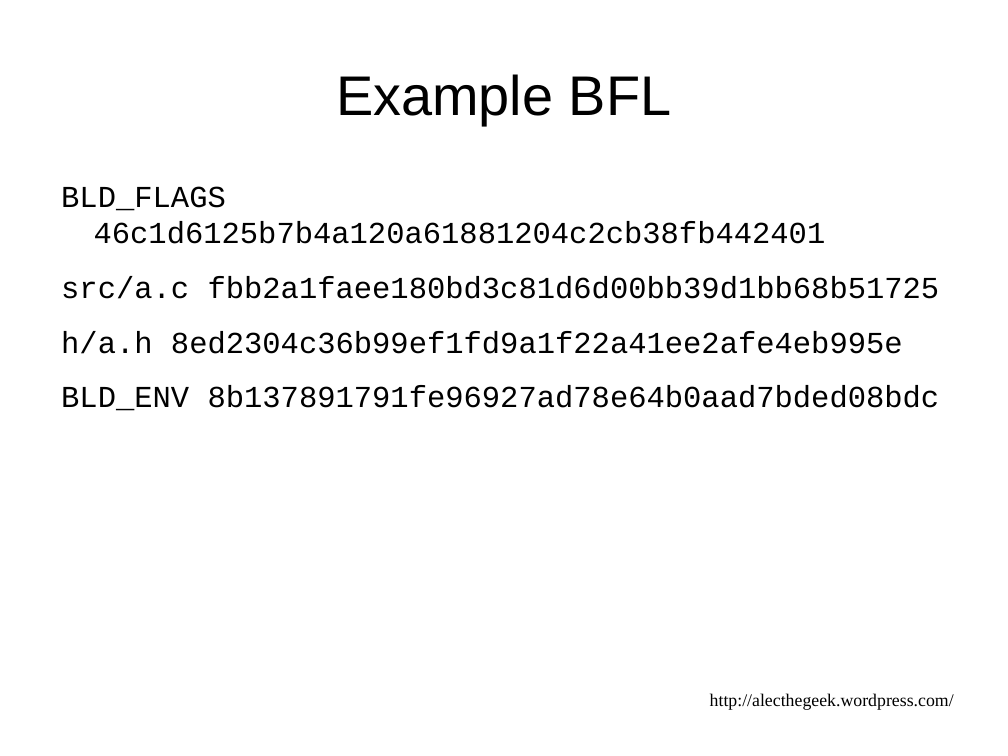
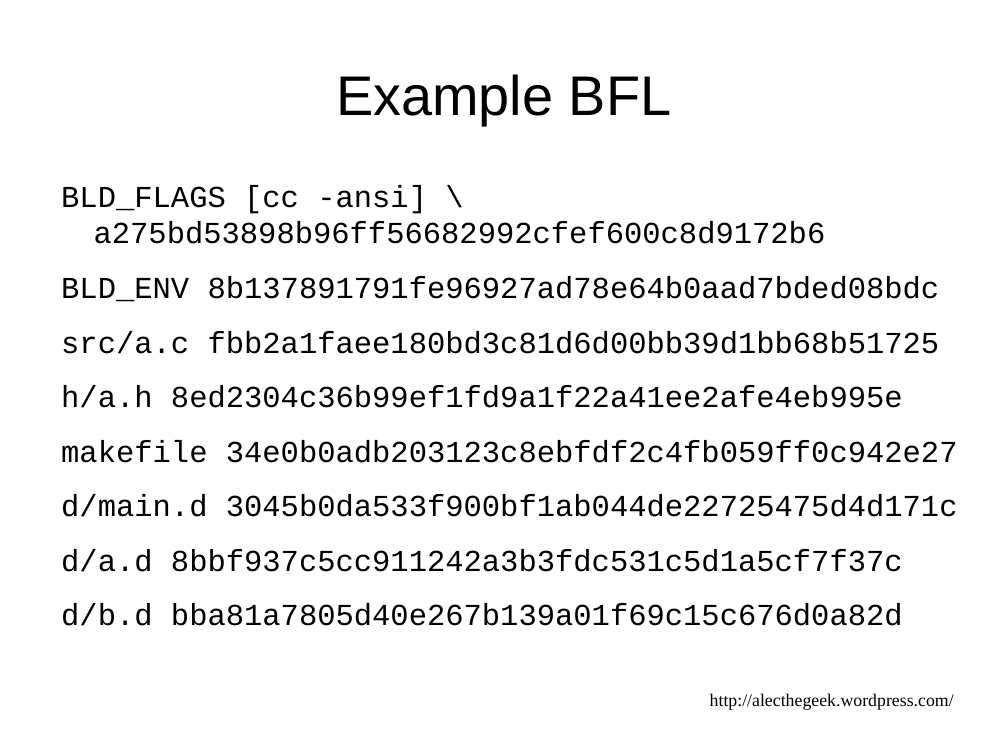
Before and after one commit to alecthegeek/gitbuilding, a slide deck: slide 26 of DevOpsDownUnderPresentation.odp. Drawn at 1008x756 pixels with LibreOffice and Linux fonts; fonts in the diff are those of the drawing. Boxes give left, top, right and bottom in pixels: in the first picture for what was removed or moved away, otherwise in the second. Text is boxed around its words. In the diff, an @@ line names an element or a change of style, - is before the commit and + after.

Commit message:
Final version of presentation

```diff
--- a/DevOpsDownUnderPresentation.odp
+++ b/DevOpsDownUnderPresentation.odp
@@ text at (61, 185, 940, 302): text changed @@
-BLD_FLAGS 46c1d6125b7b4a120a61881204c2cb38fb442401
+BLD_FLAGS [cc -ansi] \ a275bd53898b96ff56682992cfef600c8d9172b6
+BLD_ENV 8b137891791fe96927ad78e64b0aad7bded08bdc
@@ text at (61, 440, 958, 626): text changed @@
-BLD_ENV 8b137891791fe96927ad78e64b0aad7bded08bdc
+makefile 34e0b0adb203123c8ebfdf2c4fb059ff0c942e27
+d/main.d 3045b0da533f900bf1ab044de22725475d4d171c
+d/a.d 8bbf937c5cc911242a3b3fdc531c5d1a5cf7f37c
+d/b.d bba81a7805d40e267b139a01f69c15c676d0a82d
```
Also in this commit, not shown: 7 other slides changed, 2 slides added, 1 slide removed, 7 other files.
